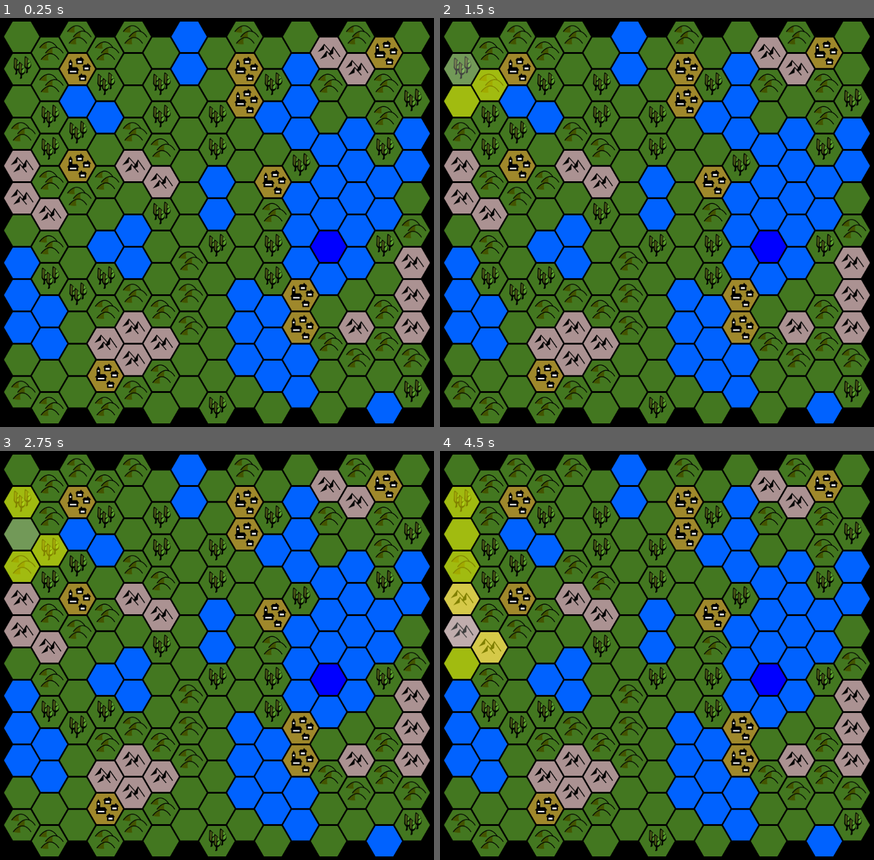
Above: before the commit, frames 1-4 (two rows, left to right).
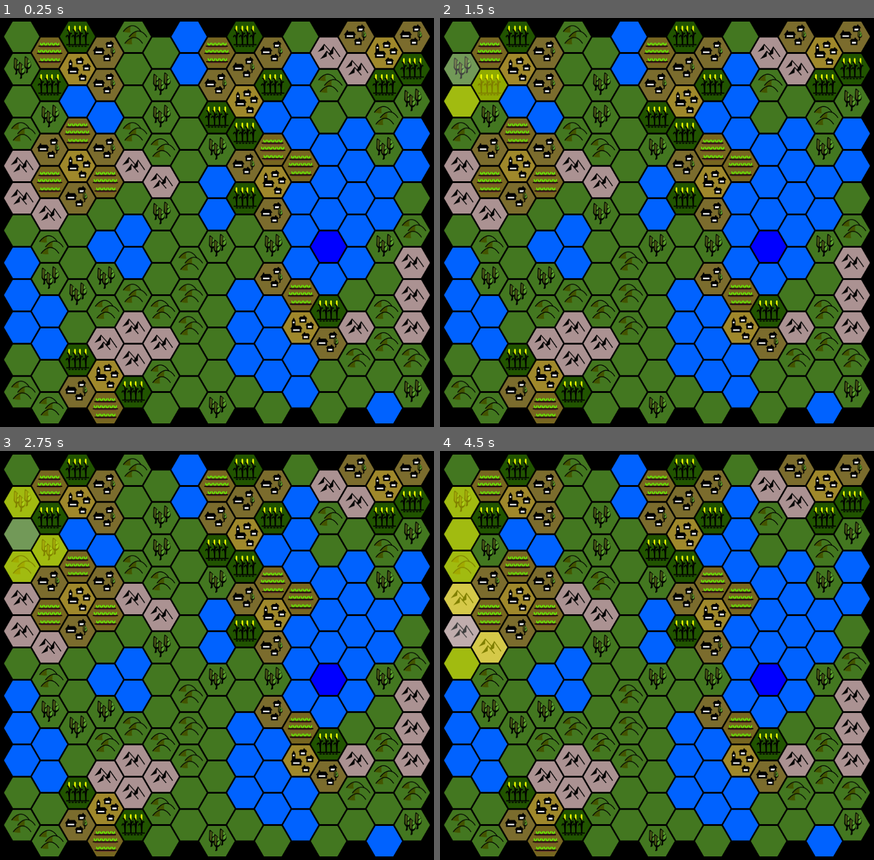
Above: after the commit, the same moments.

Repository: Liagson/HexiMaps
Game: Godot game, scene res://scenes/Game.tscn
The game is run twice, just before and just after one commit, with the same random seed, the same clock (stepped at 60 frames per second) and the same inputs.
Inputs (mouse positions are in pixels of both pictures, inside the frame that each line leads up to):
- Up to frame 1 (0.25 s): no input
- Up to frame 2 (1.5 s): tap Enter at 0.5 s; move the mouse to (461, 38) at 0.52 s; click (461, 38) at 0.67 s; tap Space at 1.25 s; move the mouse to (461, 67) at 1.27 s; click (461, 67) at 1.42 s
- Up to frame 3 (2.75 s): tap Enter at 2 s; move the mouse to (21, 532) at 2.02 s; click (21, 532) at 2.17 s
- Up to frame 4 (4.5 s): tap Space at 2.75, 4.25 s; move the mouse to (461, 565) at 2.77 s; click (461, 565) at 2.92 s; tap Enter at 3.5 s; move the mouse to (461, 598) at 3.52 s; click (461, 598) at 3.67 s; move the mouse to (461, 630) at 4.27 s; click (461, 630) at 4.42 s

The runs differ from the first frame. In frame 1, 16% of the frame differs, in the area x 7-100%, y 0-100%; in frame 2, 16%; in frame 3, 16%; in frame 4, 16%.

Commit message:
Suburbs!

Diff:
--- a/scripts/Tile.gd
+++ b/scripts/Tile.gd
@@ -6,6 +6,7 @@
 var posX
 var posY
 var isSelected = false
+var geoType
 
 signal tileClicked
 
--- a/scripts/mapCreation/MapCreator.gd
+++ b/scripts/mapCreation/MapCreator.gd
@@ -17,7 +17,8 @@
 	for x in range(2, geoTypeMatrix.size() - 2):
 		for y in range(2, geoTypeMatrix[0].size() - 2):
 			var tile = Tile.instance()
-			setTileGeoTexture(tile, getTileGeoTexture(geoTypeMatrix[x][y].geoType))
+			tile.geoType = geoTypeMatrix[x][y].geoType
+			setTileGeoTexture(tile, getTileGeoTexture(tile.geoType))
 			tile.position = getTilePosition(x, y)
 			tile.posX = x
 			tile.posY = y
@@ -63,6 +64,20 @@
 		if currentTile.geoType == TileGeoInfo.TileTipe.field_green:
 			currentTile.geoType = TileGeoInfo.TileTipe.forest_standard
 
+func setSuburbs(x, y, matrix):
+	var neighbourTiles = TileInfo.getNeighbourTiles(x, y, matrix)
+	for tile in neighbourTiles:
+		var neighbourTile = matrix[tile.x][tile.y]
+		if neighbourTile \
+		  and TileGeoInfo.isArableLand(neighbourTile.geoType):
+			var diceResult = randi()%20+1
+			if diceResult > 15:
+				matrix[tile.x][tile.y].geoType = TileGeoInfo.TileTipe.crop_field
+			elif diceResult > 8:
+				 matrix[tile.x][tile.y].geoType = TileGeoInfo.TileTipe.corn_field
+			else:
+				matrix[tile.x][tile.y].geoType = TileGeoInfo.TileTipe.village
+
 func setTowns(matrix):
 	for x in range(2, matrix.size() - 2):
 		for y in range(2, matrix[0].size() - 2):
@@ -71,6 +86,7 @@
 				# TODO: this should be defined somewhere else
 				if diceResult == 20:
 					matrix[x][y].geoType = TileGeoInfo.TileTipe.town
+					setSuburbs(x, y, matrix)
 
 func getTileGeoTipe(heightValue):
 	if heightValue <= -0.75:
--- a/scripts/mapCreation/TileGeoInfo.gd
+++ b/scripts/mapCreation/TileGeoInfo.gd
@@ -8,7 +8,7 @@
 	town,
 	crop_field,
 	corn_field,
-	tile_hover
+	village
 }
 
 const tileTextures = {
@@ -21,7 +21,7 @@
 	TileTipe.mountains : "res://tiles/pngs/mountains.png",
 	TileTipe.forest_standard : "res://tiles/pngs/forest_(standard).png",
 	TileTipe.town : "res://tiles/pngs/town.png",
-	TileTipe.tile_hover : "res://tiles/pngs/hover_tile.png"
+	TileTipe.village : "res://tiles/pngs/village.png"
 }
 
 static func isTileBuildable(geotipe):
--- /dev/null
+++ b/tiles/svgs/village.svg
@@ -0,0 +1,223 @@
+<?xml version="1.0" encoding="UTF-8" standalone="no"?>
+<!-- Created with Inkscape (http://www.inkscape.org/) -->
+
+<svg
+   xmlns:dc="http://purl.org/dc/elements/1.1/"
+   xmlns:cc="http://creativecommons.org/ns#"
+   xmlns:rdf="http://www.w3.org/1999/02/22-rdf-syntax-ns#"
+   xmlns:svg="http://www.w3.org/2000/svg"
+   xmlns="http://www.w3.org/2000/svg"
+   xmlns:sodipodi="http://sodipodi.sourceforge.net/DTD/sodipodi-0.dtd"
+   xmlns:inkscape="http://www.inkscape.org/namespaces/inkscape"
+   width="22.577778mm"
+   height="19.552929mm"
+   viewBox="0 0 80 69.282031"
+   id="svg10797"
+   version="1.1"
+   inkscape:version="0.91 r13725"
+   sodipodi:docname="village.svg"
+   inkscape:export-filename="d:\Alberto\Documents\Godot\HexiMaps\tiles\pngs\village.png"
+   inkscape:export-xdpi="90"
+   inkscape:export-ydpi="90">
+  <defs
+     id="defs10799" />
+  <sodipodi:namedview
+     id="base"
+     pagecolor="#ffffff"
+     bordercolor="#666666"
+     borderopacity="1.0"
+     inkscape:pageopacity="0.0"
+     inkscape:pageshadow="2"
+     inkscape:zoom="2.8"
+     inkscape:cx="73.320974"
+     inkscape:cy="43.459177"
+     inkscape:document-units="px"
+     inkscape:current-layer="g5911"
+     showgrid="false"
+     inkscape:window-width="1920"
+     inkscape:window-height="1017"
+     inkscape:window-x="-8"
+     inkscape:window-y="-8"
+     inkscape:window-maximized="1"
+     fit-margin-top="0"
+     fit-margin-left="0"
+     fit-margin-right="0"
+     fit-margin-bottom="0" />
+  <metadata
+     id="metadata10802">
+    <rdf:RDF>
+      <cc:Work
+         rdf:about="">
+        <dc:format>image/svg+xml</dc:format>
+        <dc:type
+           rdf:resource="http://purl.org/dc/dcmitype/StillImage" />
+        <dc:title></dc:title>
+      </cc:Work>
+    </rdf:RDF>
+  </metadata>
+  <g
+     inkscape:label="Capa 1"
+     inkscape:groupmode="layer"
+     id="layer1"
+     transform="translate(-55.714256,-593.6947)">
+    <g
+       id="g5911"
+       transform="translate(1429.6791,-2199.0073)"
+       inkscape:export-xdpi="90"
+       inkscape:export-ydpi="90">
+      <path
+         d="m -1293.9648,2827.343 -20,34.641 -40,0 -20,-34.641 20,-34.641 40,0 z"
+         inkscape:randomized="0"
+         inkscape:rounded="0"
+         inkscape:flatsided="true"
+         sodipodi:arg2="0.52359878"
+         sodipodi:arg1="0"
+         sodipodi:r2="34.641014"
+         sodipodi:r1="40"
+         sodipodi:cy="2827.343"
+         sodipodi:cx="-1333.9648"
+         sodipodi:sides="6"
+         id="path4244-1-65-5"
+         style="opacity:1;fill:#7c6d2e;fill-opacity:1;stroke:none;stroke-width:25;stroke-miterlimit:4;stroke-dasharray:none;stroke-opacity:1"
+         sodipodi:type="star" />
+      <g
+         transform="matrix(0.31629546,0,0,0.31629546,-966.24366,1967.2776)"
+         id="g5700">
+        <rect
+           style="opacity:1;fill:#ffffff;fill-opacity:1;stroke:#000000;stroke-width:10;stroke-linecap:round;stroke-linejoin:miter;stroke-miterlimit:4;stroke-dasharray:none;stroke-dashoffset:0;stroke-opacity:1"
+           id="rect5714"
+           width="38.959358"
+           height="22.646753"
+           x="-1151.6873"
+           y="2657.4185" />
+        <path
+           style="fill:#000000;fill-opacity:1;fill-rule:evenodd;stroke:#000000;stroke-width:1px;stroke-linecap:butt;stroke-linejoin:miter;stroke-opacity:1"
+           d="m -1162.5507,2657.8596 12.2658,-15.9102 38.4083,0 10.9495,15.8677 -50.1448,0.065 z"
+           id="path5716"
+           inkscape:connector-curvature="0"
+           sodipodi:nodetypes="cccccc" />
+        <rect
+           inkscape:transform-center-y="8.3442897"
+           inkscape:transform-center-x="9.8168114"
+           y="2636.47"
+           x="-1125.2451"
+           height="5.1278706"
+           width="4.3181429"
+           id="rect5810-7"
+           style="opacity:1;fill:#7c6d2e;fill-opacity:1;stroke:#000000;stroke-width:5.49843645;stroke-linecap:round;stroke-linejoin:miter;stroke-miterlimit:4;stroke-dasharray:none;stroke-dashoffset:0;stroke-opacity:1" />
+      </g>
+      <g
+         style="fill:#000000;fill-opacity:1"
+         transform="matrix(0.31629546,0,0,0.31629546,-994.58612,1981.829)"
+         id="g5700-5">
+        <rect
+           style="opacity:1;fill:#ffffff;fill-opacity:1;stroke:#000000;stroke-width:12.15352821;stroke-linecap:round;stroke-linejoin:miter;stroke-miterlimit:4;stroke-dasharray:none;stroke-dashoffset:0;stroke-opacity:1"
+           id="rect5714-4"
+           width="58.936447"
+           height="22.112537"
+           x="-1148.9591"
+           y="2658.4951" />
+        <path
+           style="fill:#000000;fill-opacity:1;fill-rule:evenodd;stroke:#000000;stroke-width:1.38621449px;stroke-linecap:butt;stroke-linejoin:miter;stroke-opacity:1"
+           d="m -1162.1586,2660.9276 17.003,-22.0549 53.2422,0 15.1783,21.996 -69.5114,0.09 z"
+           id="path5716-6"
+           inkscape:connector-curvature="0"
+           sodipodi:nodetypes="cccccc" />
+        <rect
+           y="2631.3518"
+           x="-1140.5529"
+           height="7.0169973"
+           width="4.8579102"
+           id="rect5810"
+           style="opacity:1;fill:#7c6d2e;fill-opacity:1;stroke:#000000;stroke-width:5.49843645;stroke-linecap:round;stroke-linejoin:miter;stroke-miterlimit:4;stroke-dasharray:none;stroke-dashoffset:0;stroke-opacity:1" />
+      </g>
+      <g
+         inkscape:export-ydpi="90"
+         inkscape:export-xdpi="90"
+         inkscape:export-filename="C:\Users\CARLOS ALIAGA\Desktop\inkscape\bosque.png"
+         transform="matrix(0.09657293,0,0,0.09546502,-1470.3336,2761.7969)"
+         id="g4625-2-9-9-8-4-7-4-31">
+        <g
+           transform="matrix(2.9859257,0,0,3.914286,-3047.4304,-2593.1293)"
+           id="g4589-0-9-7-8-1-48-4-3">
+          <path
+             style="fill:#000000;fill-opacity:1;fill-rule:evenodd;stroke:#000000;stroke-width:1px;stroke-linecap:butt;stroke-linejoin:miter;stroke-opacity:1"
+             d="m 1552.2006,804.86281 c 0,0 -4.0376,50.43571 -7.5998,53.27886 0,0 -6.0958,7.996 8.5513,1.17747 0,0 -2.072,-46.48102 2.2212,-52.79448 -2.3991,-2.65165 -3.1727,-1.66185 -3.1727,-1.66185 z"
+             id="path4547-7-7-1-4-9-5-75-0-4"
+             inkscape:connector-curvature="0"
+             sodipodi:nodetypes="ccccc" />
+          <path
+             style="fill:#000000;fill-opacity:1;fill-rule:evenodd;stroke:#000000;stroke-width:1px;stroke-linecap:butt;stroke-linejoin:miter;stroke-opacity:1"
+             d="m 1552.7101,822.70111 c 0,0 12.575,-3.42416 12.8906,-5.76013 l 0.494,1.59325 c 0,0 -12.7096,7.38657 -13.5304,12.1848 l 0.1764,-8.07031"
+             id="path4549-7-3-6-1-6-1-12-7-8"
+             inkscape:connector-curvature="0"
+             sodipodi:nodetypes="ccccc" />
+          <path
+             style="fill:#000000;fill-opacity:1;fill-rule:evenodd;stroke:#000000;stroke-width:1px;stroke-linecap:butt;stroke-linejoin:miter;stroke-opacity:1"
+             d="m 1552.588,839.75284 c 18.755,0.13167 15.9689,-16.67292 15.9689,-16.67292 0,0 3.5988,9.47019 -1.1995,15.59424 0,0 -4.7236,5.79967 -14.625,8.65665 z"
+             id="path4551-8-4-2-8-7-4-4-6-7"
+             inkscape:connector-curvature="0"
+             sodipodi:nodetypes="ccccc" />
+          <path
+             style="fill:none;fill-rule:evenodd;stroke:#000000;stroke-width:1px;stroke-linecap:butt;stroke-linejoin:miter;stroke-opacity:1"
+             d="m 1552.5831,804.11395 c 0,0 12.7825,8.10741 15.9738,18.96597"
+             id="path4553-4-6-4-6-9-5-28-1-90"
+             inkscape:connector-curvature="0"
+             sodipodi:nodetypes="cc" />
+          <path
+             style="fill:#000000;fill-opacity:1;fill-rule:evenodd;stroke:#000000;stroke-width:1px;stroke-linecap:butt;stroke-linejoin:miter;stroke-opacity:1"
+             d="m 1555.131,805.9997 c 0,0 -16.2473,-15.11839 -16.8787,-7.03717 l -2.3991,35.4816 c 0,0 2.3066,5.40088 11.1881,12.88578 l 1.3342,-7.80626 c 0,0 -6.9292,-1.15488 -8.2291,-6.25292 0,0 -2.3258,-33.60859 2.473,-32.54044 0,0 12.4951,2.02273 11.3713,8.0614 z"
+             id="path4555-0-9-0-5-5-2-0-3-4"
+             inkscape:connector-curvature="0"
+             sodipodi:nodetypes="ccccccccc" />
+          <path
+             style="fill:none;fill-rule:evenodd;stroke:#000000;stroke-width:1px;stroke-linecap:butt;stroke-linejoin:miter;stroke-opacity:1"
+             d="m 1545.5419,838.98195 -0.3571,4.80409"
+             id="path4557-7-5-0-9-7-8-0-72-8"
+             inkscape:connector-curvature="0"
+             sodipodi:nodetypes="cc" />
+        </g>
+        <path
+           inkscape:connector-curvature="0"
+           id="path4619-6-4-8-5-0-97-7-2"
+           d="m 1563.3768,686.81147 c -5.8145,-4.21198 -9.8067,-12.49379 -10.4996,-21.78136 -1.2882,-17.26571 -1.7936,-76.08946 -0.792,-92.17642 1.1665,-18.73553 3.4327,-29.54696 6.1934,-29.54696 1.9516,0 11.6297,3.55946 16.467,6.05631 2.6834,1.38507 6.2131,3.58378 7.8437,4.88601 l 2.9649,2.3677 0.076,4.05069 c -1.625,16.02196 -9.5579,131.14065 -10.5377,132.24542 -0.19,0.21417 -10.5969,-5.29104 -11.7155,-6.10139 z"
+           style="color:#000000;clip-rule:nonzero;display:inline;overflow:visible;visibility:visible;opacity:1;isolation:auto;mix-blend-mode:normal;color-interpolation:sRGB;color-interpolation-filters:linearRGB;solid-color:#000000;solid-opacity:1;fill:#445016;fill-opacity:1;fill-rule:nonzero;stroke:#445016;stroke-width:1;stroke-linecap:butt;stroke-linejoin:round;stroke-miterlimit:4;stroke-dasharray:none;stroke-dashoffset:0;stroke-opacity:1;color-rendering:auto;image-rendering:auto;shape-rendering:auto;text-rendering:auto;enable-background:accumulate"
+           sodipodi:nodetypes="cssssccccc" />
+        <path
+           inkscape:connector-curvature="0"
+           id="path4621-1-6-9-4-5-7-0-5"
+           d="m 1591.5181,616.40481 c 0.9945,-22.09998 3.0118,-40.30212 5.2993,-47.81581 l 0.8373,-2.75029 3.632,4.00487 c 8.3316,9.18682 17.0834,21.32949 22.1122,30.67965 l 2.3941,4.45142 -2.5402,2.44841 c -4.2594,4.10552 -12.4707,8.57869 -26.0717,14.20279 l -6.0097,2.48505 0.3467,-7.70609 z"
+           style="color:#000000;clip-rule:nonzero;display:inline;overflow:visible;visibility:visible;opacity:1;isolation:auto;mix-blend-mode:normal;color-interpolation:sRGB;color-interpolation-filters:linearRGB;solid-color:#000000;solid-opacity:1;fill:#5aa02c;fill-opacity:1;fill-rule:nonzero;stroke:#5aa02c;stroke-width:1;stroke-linecap:butt;stroke-linejoin:round;stroke-miterlimit:4;stroke-dasharray:none;stroke-dashoffset:0;stroke-opacity:1;color-rendering:auto;image-rendering:auto;shape-rendering:auto;text-rendering:auto;enable-background:accumulate" />
+        <path
+           inkscape:connector-curvature="0"
+           id="path4623-6-4-0-6-6-7-6-841"
+           d="m 1590.3114,674.37733 c 0,-16.04501 0.077,-17.60116 0.9813,-19.89608 2.5197,-6.39243 8.4348,-14.12062 18.4258,-24.07355 7.0872,-7.0602 19.2782,-17.80335 19.6983,-17.35887 0.4277,0.45248 3.3958,9.41159 4.3294,13.06824 0.7869,3.08203 1.0119,5.61443 1.0119,11.39032 0,22.89301 -7.3882,39.7967 -21.0548,48.17241 -5.0913,3.1202 -15.7933,6.08767 -22.003,6.10098 l -1.3889,0.003 0,-17.40643 z"
+           style="color:#000000;clip-rule:nonzero;display:inline;overflow:visible;visibility:visible;opacity:1;isolation:auto;mix-blend-mode:normal;color-interpolation:sRGB;color-interpolation-filters:linearRGB;solid-color:#000000;solid-opacity:1;fill:#5aa02c;fill-opacity:1;fill-rule:nonzero;stroke:#5aa02c;stroke-width:1;stroke-linecap:butt;stroke-linejoin:round;stroke-miterlimit:4;stroke-dasharray:none;stroke-dashoffset:0;stroke-opacity:1;color-rendering:auto;image-rendering:auto;shape-rendering:auto;text-rendering:auto;enable-background:accumulate" />
+      </g>
+      <g
+         transform="matrix(0.31629546,0,0,0.31629546,-972.00706,1997.1597)"
+         id="g5700-5-7">
+        <rect
+           style="opacity:1;fill:#ffffff;fill-opacity:1;stroke:#000000;stroke-width:10;stroke-linecap:round;stroke-linejoin:miter;stroke-miterlimit:4;stroke-dasharray:none;stroke-dashoffset:0;stroke-opacity:1"
+           id="rect5714-4-2"
+           width="38.959358"
+           height="22.646753"
+           x="-1151.6873"
+           y="2657.4185" />
+        <path
+           style="fill:#000000;fill-opacity:1;fill-rule:evenodd;stroke:#000000;stroke-width:1px;stroke-linecap:butt;stroke-linejoin:miter;stroke-opacity:1"
+           d="m -1162.5507,2657.8596 12.2658,-15.9102 38.4083,0 10.9495,15.8677 -50.1448,0.065 z"
+           id="path5716-6-9"
+           inkscape:connector-curvature="0"
+           sodipodi:nodetypes="cccccc" />
+        <rect
+           y="2635.8687"
+           x="-1125.2831"
+           height="6.4772263"
+           width="4.8579102"
+           id="rect5810-2"
+           style="opacity:1;fill:#7c6d2e;fill-opacity:1;stroke:#000000;stroke-width:5.49843645;stroke-linecap:round;stroke-linejoin:miter;stroke-miterlimit:4;stroke-dasharray:none;stroke-dashoffset:0;stroke-opacity:1" />
+      </g>
+    </g>
+  </g>
+</svg>
Binary file changed: WorldSample.PNG
Binary file added: tiles/pngs/village.png
Not shown, added: tiles/pngs/village.png.import
Not shown, added: tiles/svgs/village.svg.import
